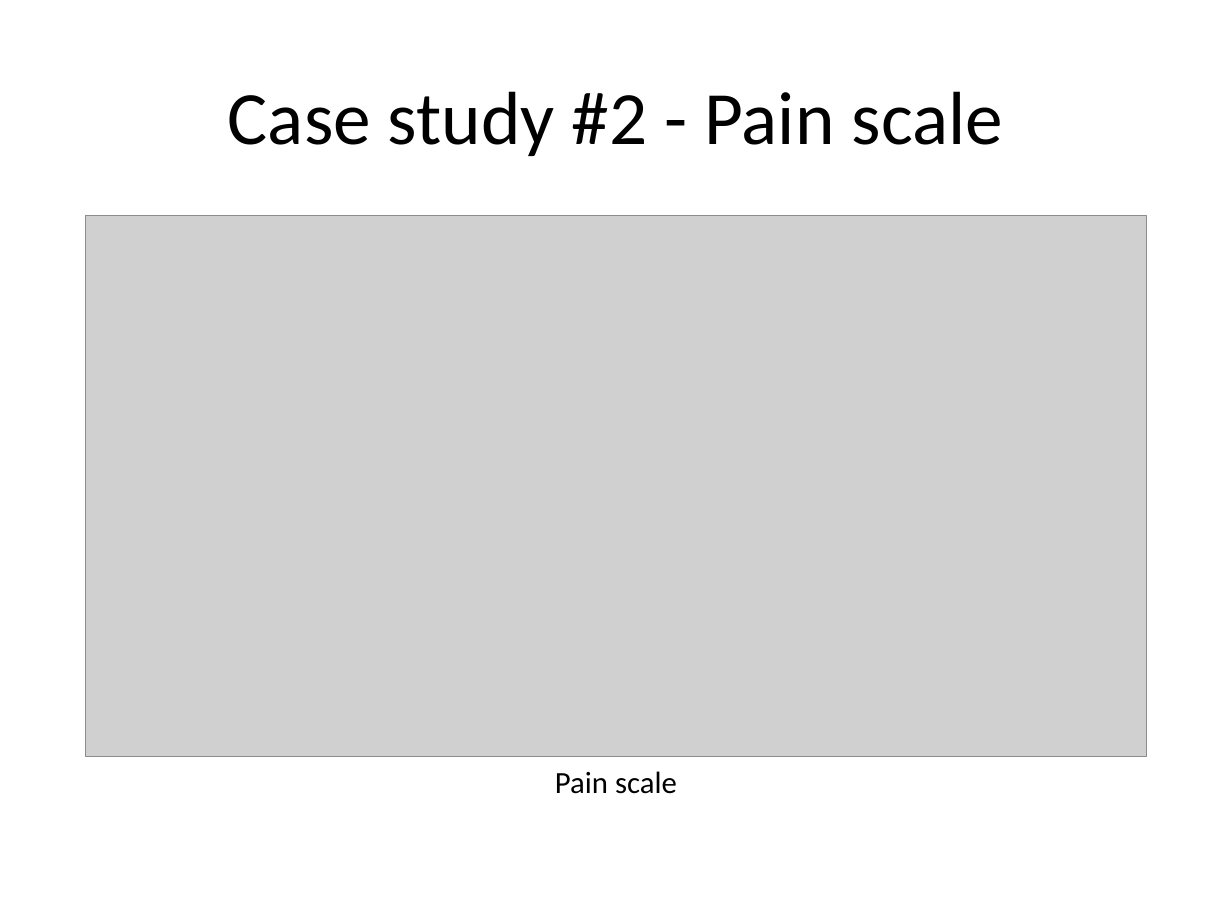
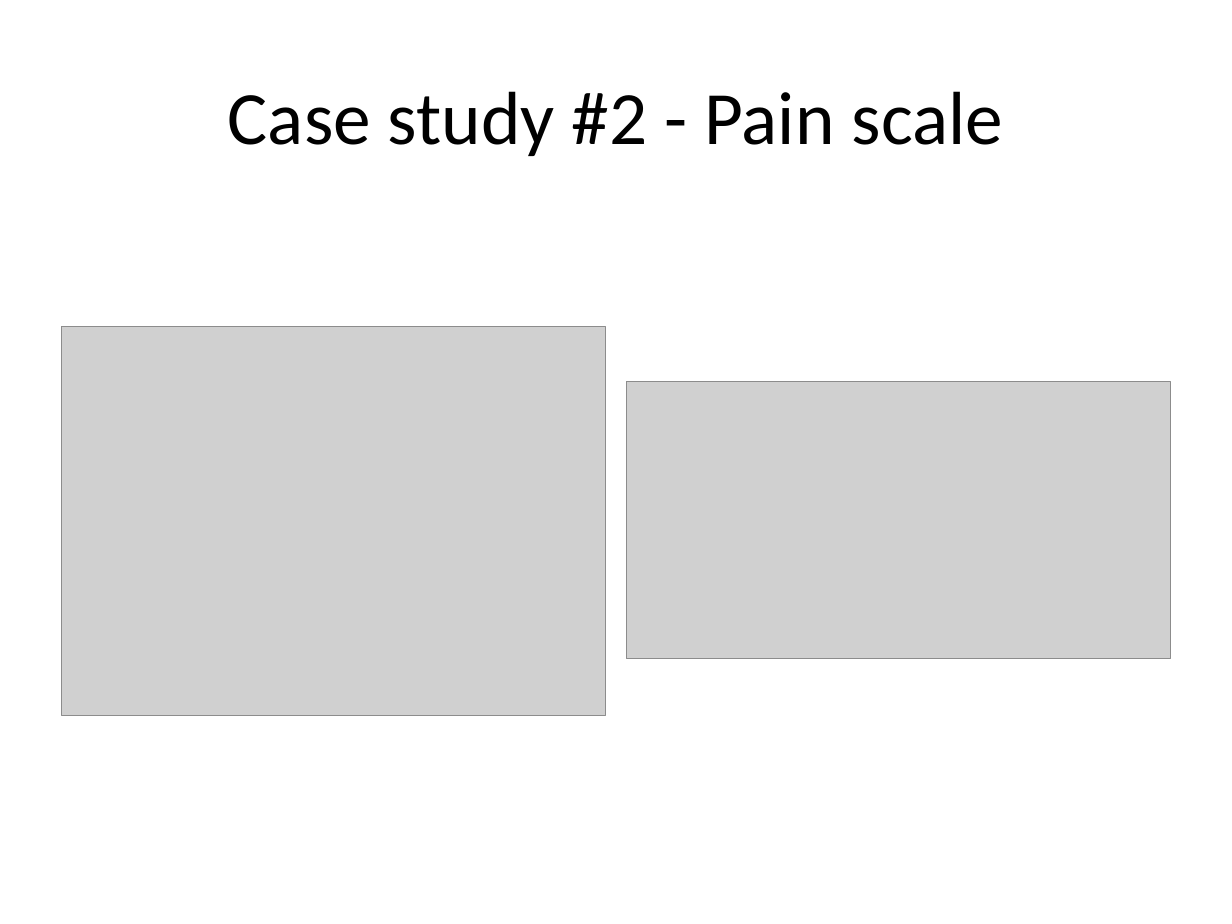
Before and after one commit to pmean/reliability-and-validity, a slide deck: slide 5 of src/rav.pptx (slide 37 before the commit). Drawn at 1232x924 pixels with LibreOffice and Linux fonts; fonts in the diff are those of the drawing; grey boxes stand for pictures. Boxes give left, top, right and bottom in pixels: in the first picture for what was removed or moved away, otherwise in the second. Text is boxed around its words. In the diff, an @@ line names an element or a change of style, - is before the commit and + after.

```diff
--- a/src/rav.pptx
+++ b/src/rav.pptx
@@ picture added at (62,326,606,715) @@
@@ picture: place and size @@
-picture at (85,216,1146,756)
+picture at (626,382,1170,659)
@@ text removed at (555,771,677,794) @@
-Pain scale
```
Also in this commit, not shown: 6 other slides changed, 4 slides added, 18 other files.
